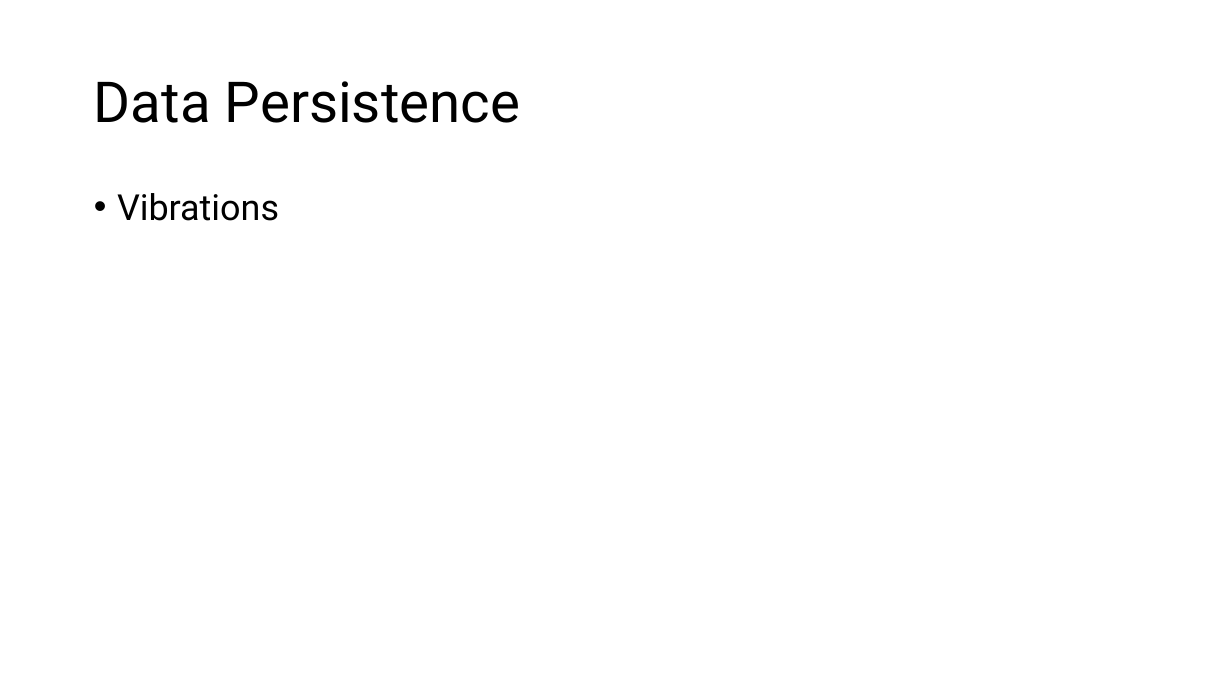
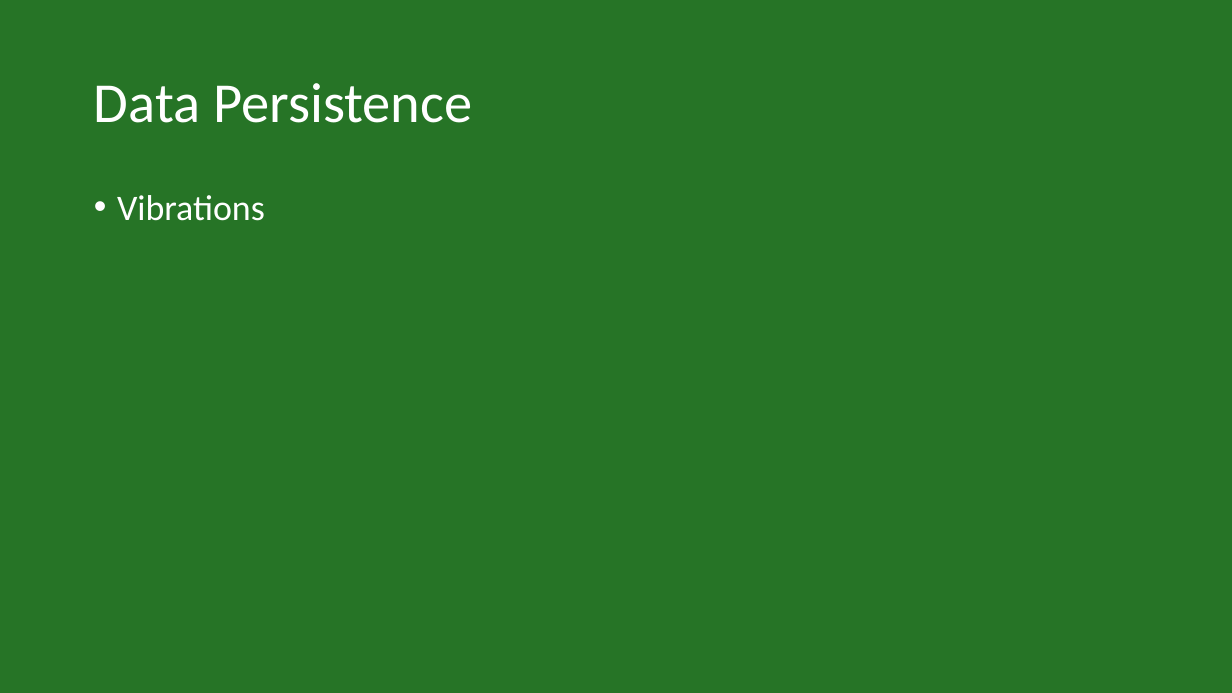
Before and after one commit to IsabelHampton/bluffs-and-bribes, a slide deck: slide 6 of Docs/Bluffs & Bribes Pitch.pptx. Drawn at 1232x693 pixels with LibreOffice and Linux fonts; fonts in the diff are those of the drawing. Boxes give left, top, right and bottom in pixels: in the first picture for what was removed or moved away, otherwise in the second. Text is boxed around its words. In the diff, an @@ line names an element or a change of style, - is before the commit and + after.

```diff
--- a/Docs/Bluffs & Bribes Pitch.pptx
+++ b/Docs/Bluffs & Bribes Pitch.pptx
@@ background #FFFFFF to #267426 @@
@@ title "Data Persistence" at (x1=94, y1=83, x2=472, y2=123): font Roboto to Calibri, text colour #000000 to #FFFFFF @@
@@ text "Vibrations" at (x1=117, y1=195, x2=265, y2=221): font Roboto to Calibri, text colour #000000 to #FFFFFF @@
```
Also in this commit, not shown: 7 other slides changed, 8 other files.
